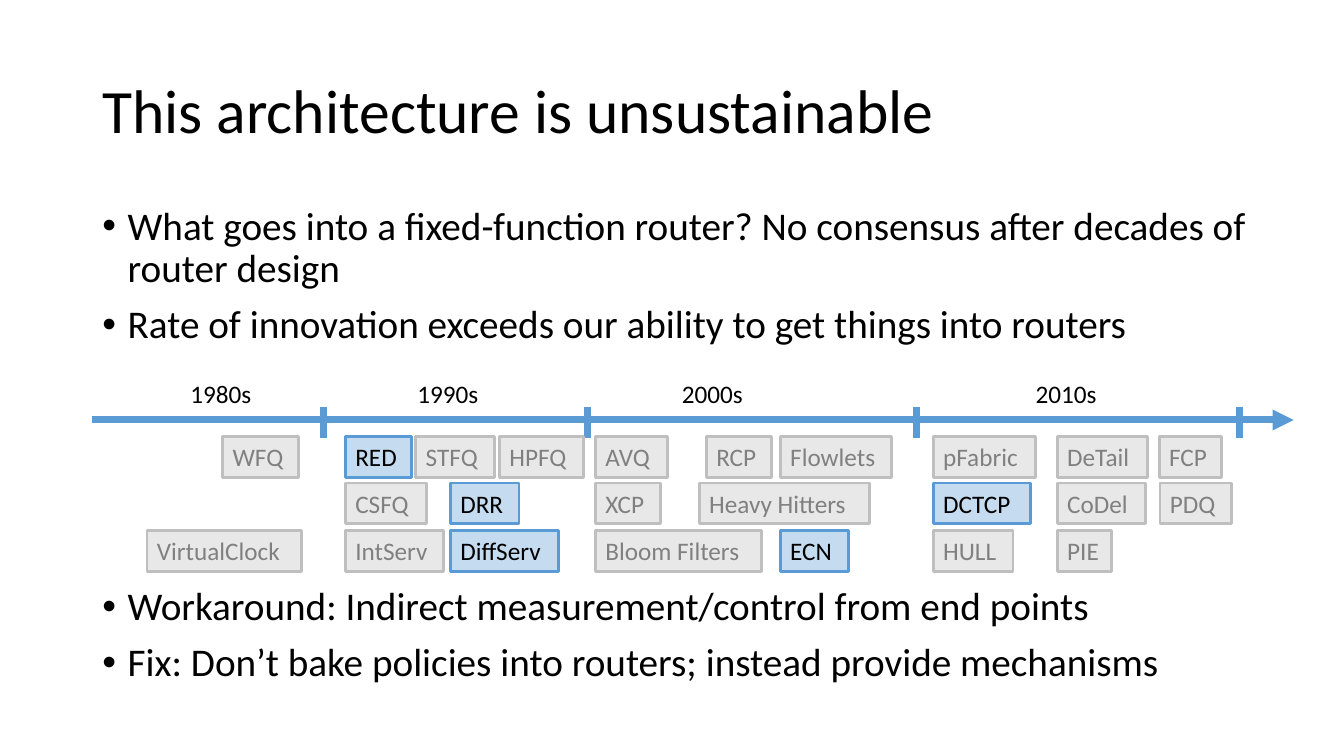
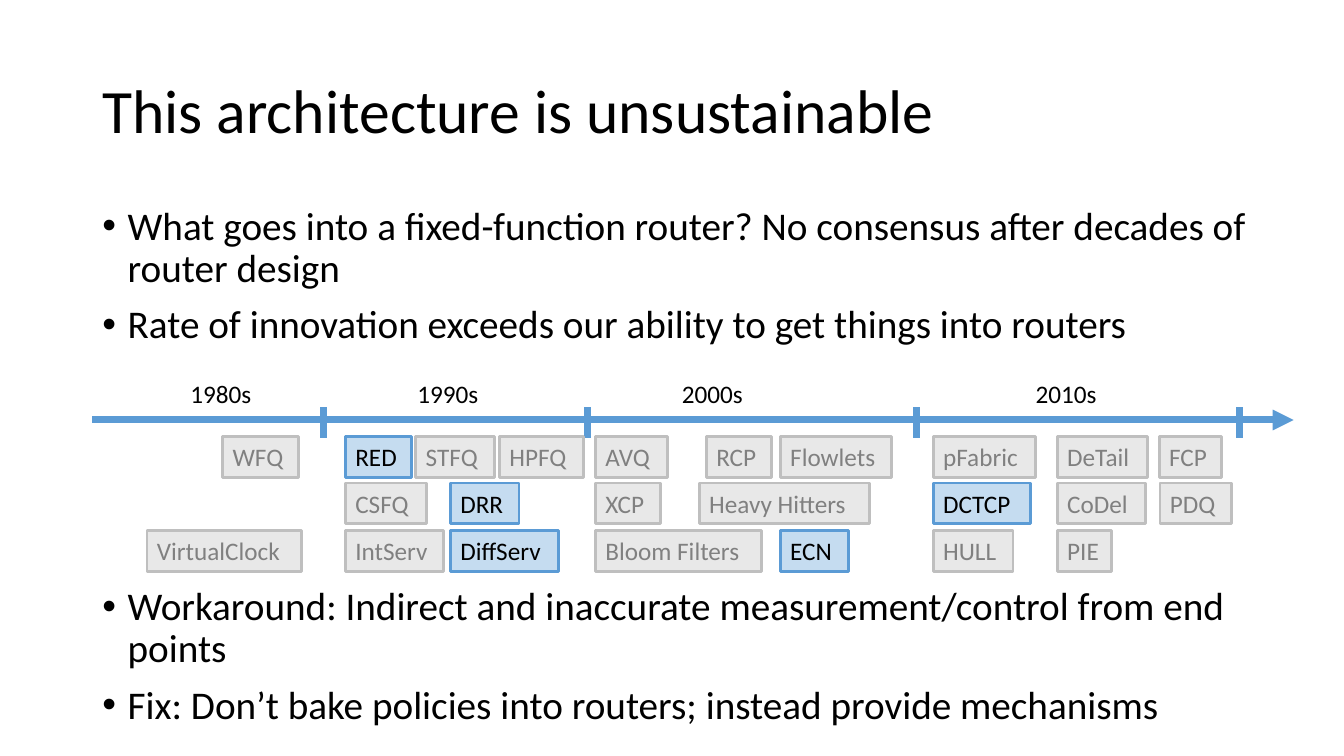
Before and after one commit to anirudhSK/pifo-domino-marple-ppts, a slide deck: slide 4 of combined_domino_pifo.pptx. Drawn at 1344x756 pixels with LibreOffice and Linux fonts; fonts in the diff are those of the drawing. Boxes give left, top, right and bottom in pixels: in the first picture for what was removed or moved away, otherwise in the second. Text is boxed around its words. In the diff, an @@ line names an element or a change of style, - is before the commit and + after.

```diff
--- a/combined_domino_pifo.pptx
+++ b/combined_domino_pifo.pptx
@@ text at <box>128,592,1224,669</box>: text changed @@
-• Workaround: Indirect measurement/control from end points
+• Workaround: Indirect and inaccurate measurement/control from end points
```
Also in this commit, not shown: 6 other slides changed.
